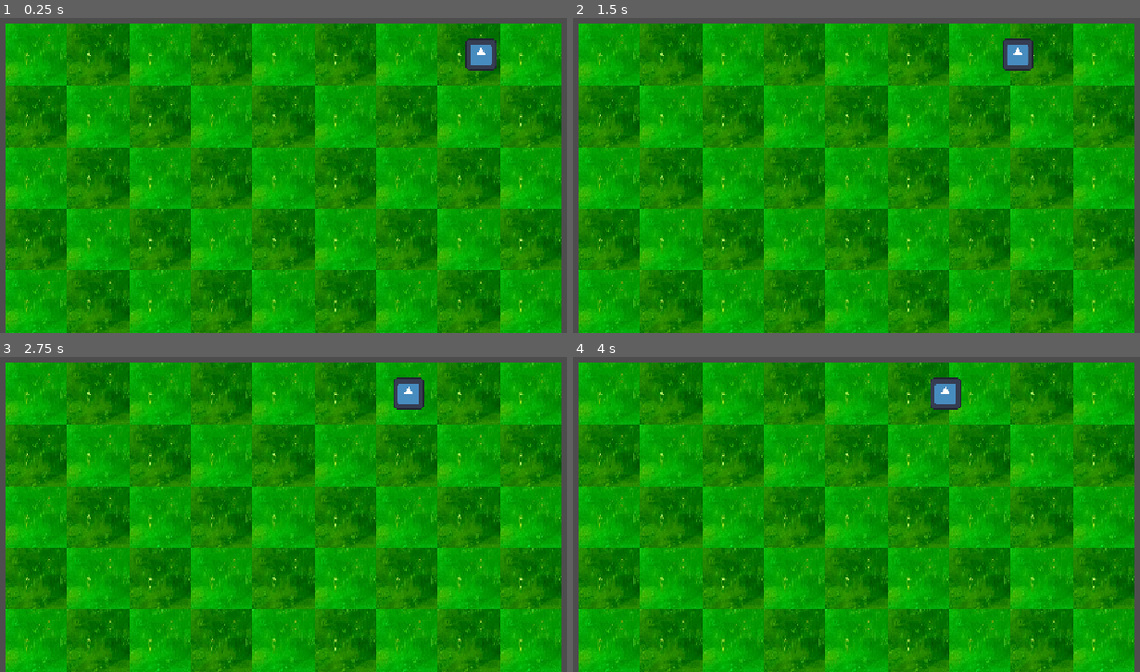
Above: before the commit, frames 1-4 (two rows, left to right).
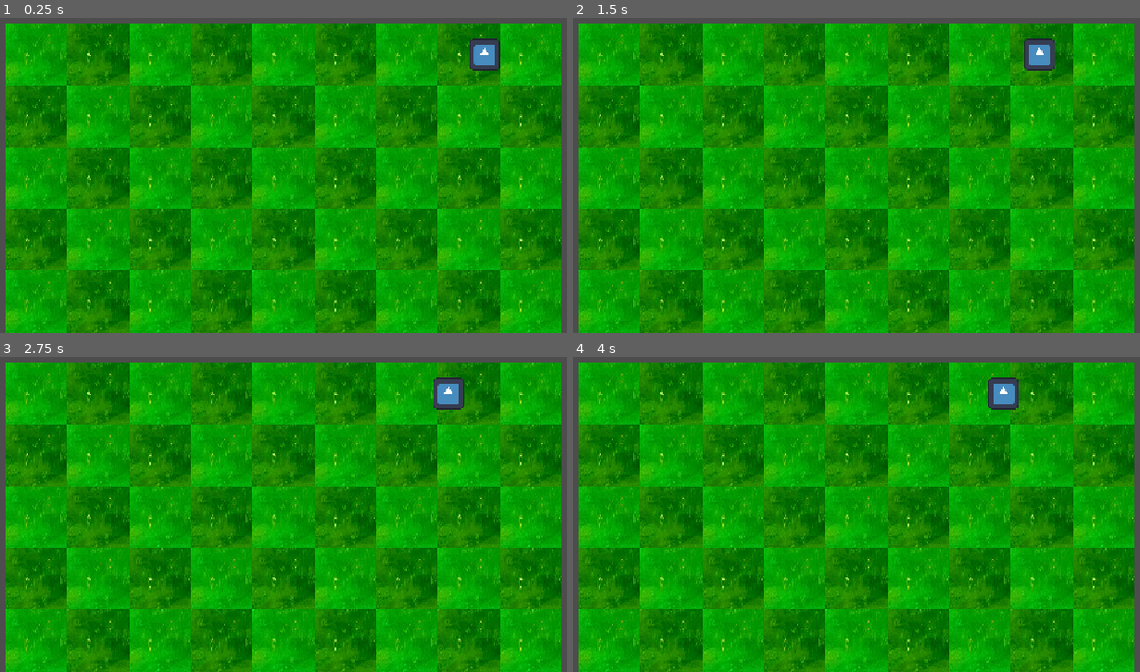
Above: after the commit, the same moments.

Repository: Jackson-Selfridge/PoSGodotPvZ-main
Game: Godot game, scene res://Main Game/pvzgame.tscn
Same seed, same stepped clock (60 frames per second), same inputs: the game is played once before the commit and once after it. The project has no main scene, so this scene is started directly. The engine's default icon, where the game draws it, is replaced by a stand-in: a white triangle on a blue panel in a dark square.
Inputs:
- Up to frame 1 (0.25 s): no input
- Up to frame 2 (1.5 s): no input
- Up to frame 3 (2.75 s): no input
- Up to frame 4 (4 s): no input

The runs differ from the first frame. In frame 1, 0.3% of the frame differs, in the area x 82-89%, y 6-17%; in frame 2, 0.9%; in frame 3, 1.1%; in frame 4, 1.1%, in the area x 63-79%, y 6-17%.

Commit message:
Update zombie.gd
Changes made (9/30)

Diff:
--- a/zombies/zombie.gd
+++ b/zombies/zombie.gd
@@ -4,6 +4,7 @@
 
 @export var move_speed: float = 30.0
 @export var max_health: float = 100.0
+@export var attack_damage:float=25.0
 
 var current_health: float
 var is_dead: bool = false
@@ -23,8 +24,6 @@
 		velocity =Vector2.ZERO
 	else:
 		velocity=Vector2.LEFT*move_speed
-
-	move_and_slide()
 
 	velocity = Vector2.LEFT * move_speed
 	move_and_slide()
@@ -61,3 +60,10 @@
 	if body == current_target:
 		current_target = null
 		$AttackTimer.stop()
+
+func _on_attack_timer_timeout():
+	if not is_instance_valid(current_target):
+		$AttackTimer.stop()
+		return
+	if current_target.has_method("take_damage"):
+		current_target.take_damage(attack_damage)
